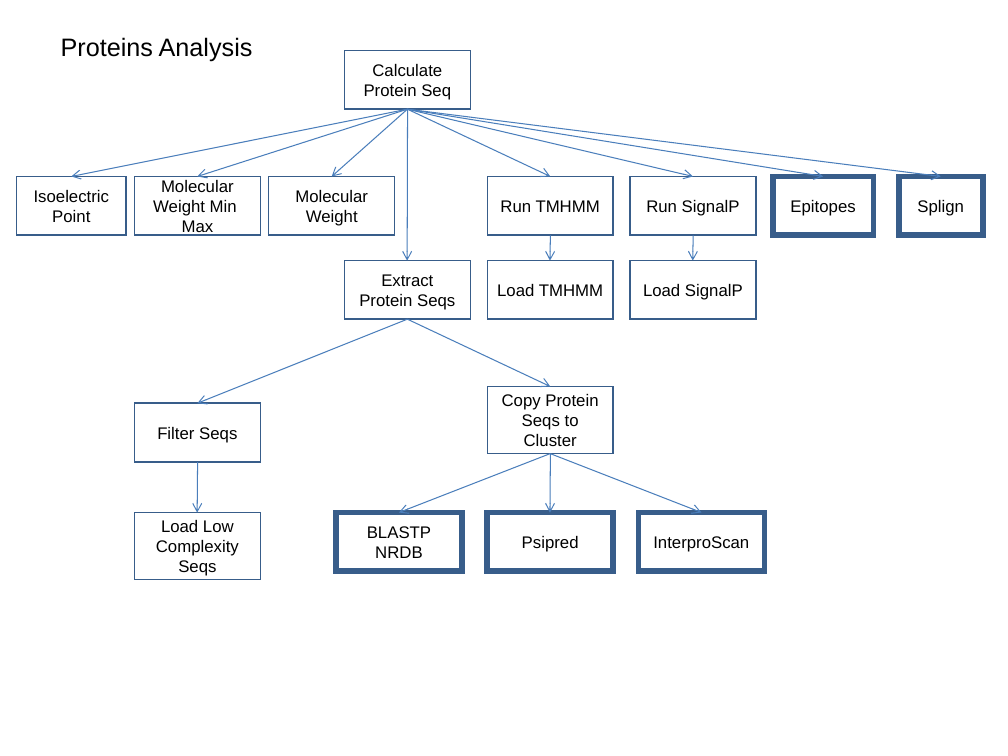
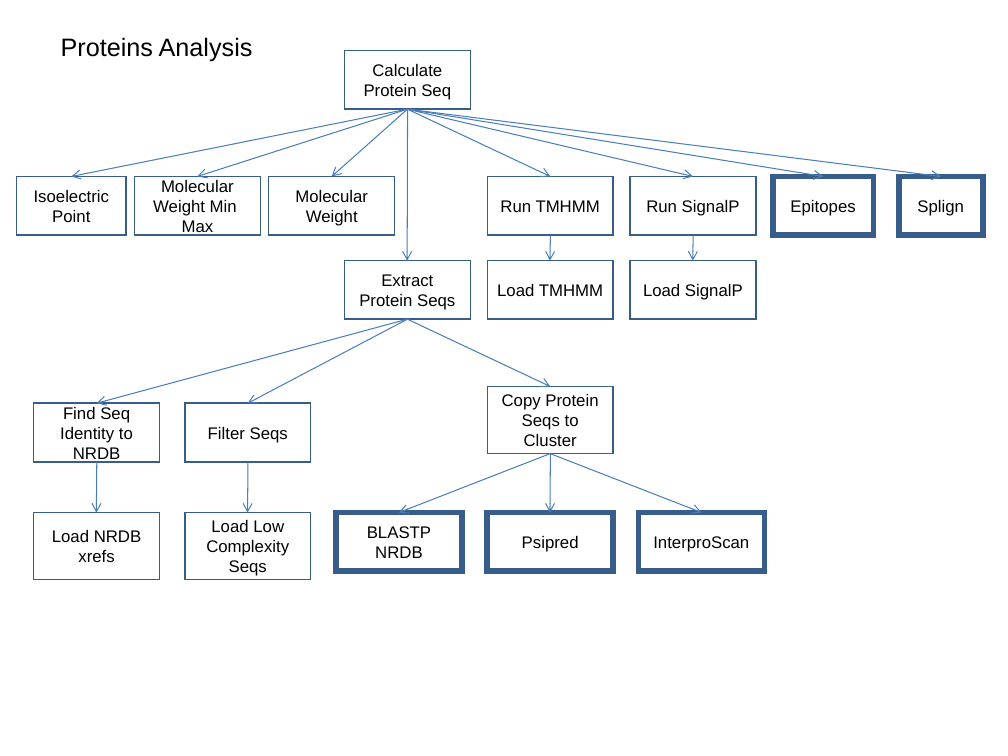
Before and after one commit to VEuPathDB/ApiCommonData, a slide deck: slide 6 of Load/doc/workflow/AnalysisWorkflow.ppt. Drawn at 1008x756 pixels with LibreOffice and Linux fonts; fonts in the diff are those of the drawing. Boxes give left, top, right and bottom in pixels: in the first picture for what was removed or moved away, otherwise in the second. Text is boxed around its words. In the diff, an @@ line names an element or a change of style, - is before the commit and + after.

```diff
--- a/Load/doc/workflow/AnalysisWorkflow.ppt
+++ b/Load/doc/workflow/AnalysisWorkflow.ppt
@@ arrow added from (407, 320) to (97, 403), #4A7EBB 0.74 pt @@
@@ arrow moved from (407, 320) - (198, 403) to (407, 320) - (248, 403) @@
@@ rectangle added at <box>33,403,159,462</box>, outline #385D8A 0.99 pt, 12 pt, text #000000 @@
+Find Seq Identity to NRDB
@@ arrow added from (97, 463) to (97, 513), #4A7EBB 0.74 pt @@
@@ 2 rectangles, 1 arrow: place and size @@
-2 rectangles, 1 arrow at <box>134,403,260,580</box>
+2 rectangles, 1 arrow at <box>184,403,310,580</box>
@@ rectangle added at <box>33,512,159,580</box>, outline #385D8A 0.99 pt, 12 pt, text #000000 @@
+Load NRDB xrefs
```
Also in this commit, not shown: 2 other slides changed, 1 slide added, 2 slides removed, 1 other file.
